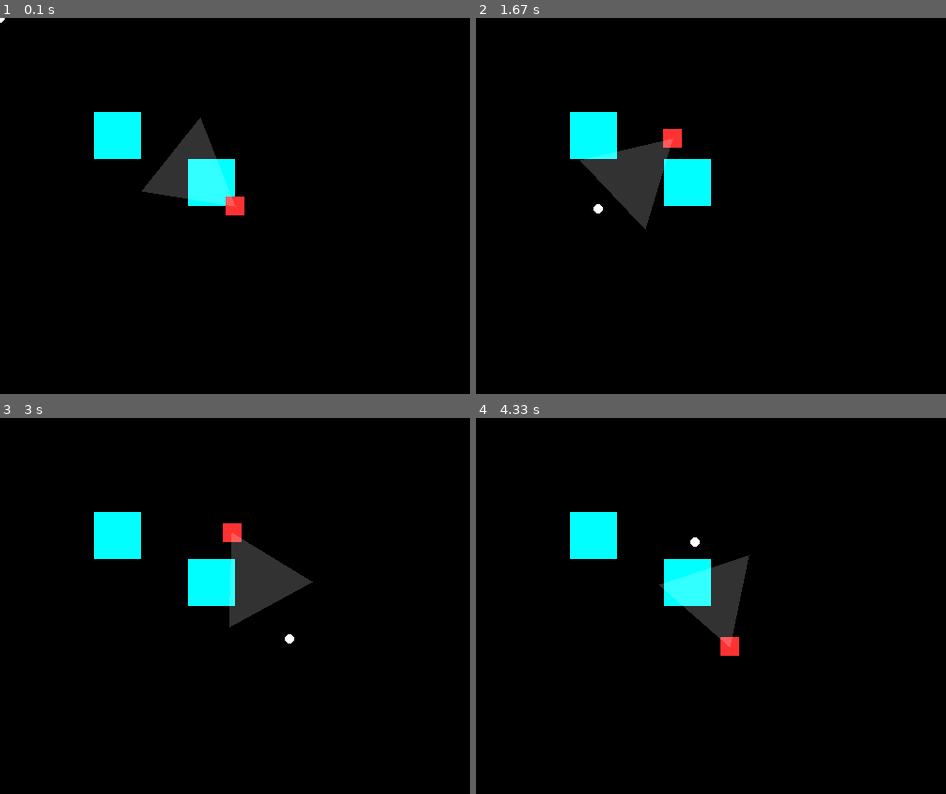
Above: before the commit, frames 1-4 (two rows, left to right).
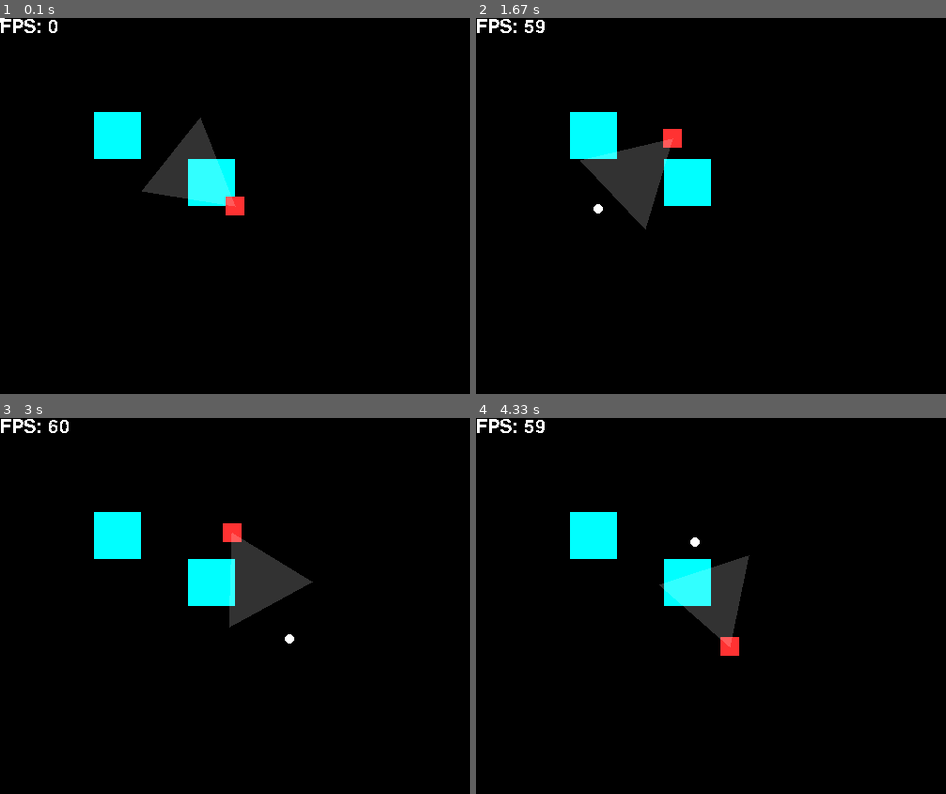
Above: after the commit, the same moments.

Repository: slalomsquid/2DShooter
Game: pygame game, started from main.py
Two runs of this game, one before a commit and one after it. Both use one fixed random seed, a clock stepped at 60 frames per second and the inputs below.
Inputs (mouse positions are in pixels of both pictures, inside the frame that each line leads up to):
- Up to frame 1 (0.1 s): no input
- Up to frame 2 (1.67 s): hold W 0.33-0.8 s; hold Right 0.33-0.8 s; move the mouse to (692, 221) at 0.37 s; tap S at 0.83 s; hold Right 1.17-1.63 s; move the mouse to (598, 209) at 1.2 s
- Up to frame 3 (3 s): hold Up 1.67-1.97 s; move the mouse to (89, 549) at 1.7 s; hold Right 2-2.47 s; move the mouse to (305, 474) at 2.03 s; hold Left from 2.5 s (still down); move the mouse to (291, 639) at 2.53 s
- Up to frame 4 (4.33 s): release Left at 3.03 s; hold Down 3.07-3.37 s; move the mouse to (720, 478) at 3.1 s; hold Left 3.4-3.8 s; move the mouse to (541, 594) at 3.43 s; hold Up 3.83-4.2 s; move the mouse to (715, 643) at 3.87 s; hold Right from 4.23 s (still down); move the mouse to (696, 542) at 4.27 s

The runs differ from the first frame. In frame 1, 0.2% of the frame differs, in the area x 0-13%, y 0-4%; in frame 2, 0.2%, in the area x 0-15%, y 0-4%; in frame 3, 0.2%; in frame 4, 0.2%.

Commit message:
made main loop handle input conversion to keybind and send only processed keys to player class

Diff:
--- a/main.py
+++ b/main.py
@@ -66,7 +66,25 @@
 
     keys = pygame.key.get_pressed()
 
-    player.handle_keys(keys, delta_time)
+    actions = []
+
+    held_actions = []
+
+    if any(keys[k] for k in keybinds.exit):
+        held_actions.append("exit")
+    if any(keys[k] for k in keybinds.up):
+        held_actions.append("up")
+    if any(keys[k] for k in keybinds.down):
+        held_actions.append("down")
+    if any(keys[k] for k in keybinds.left):
+        held_actions.append("left")
+    if any(keys[k] for k in keybinds.right):
+        held_actions.append("right")
+
+    if "exit" in held_actions:
+        running = False
+
+    player.handle_held(held_actions, delta_time)
 
     player.handle_mouse(mouse_pos, mouse_rel)
 
@@ -104,4 +122,6 @@
     # 3. Draw the temporary surface onto the main screen
     screen.blit(overlay, (0, 0))
 
+    render_text(f"FPS: {int(clock.get_fps())}", (0, 0), WHITE, screen, size=30)
+
     pygame.display.update()
--- a/player.py
+++ b/player.py
@@ -17,20 +17,18 @@
         self.health = 100
         self.view_distance = 100
 
-    def handle_keys(self, keys, delta_time):
-        if any(keys[k] for k in keybinds.exit):
-            running = False
-        if any(keys[k] for k in keybinds.up):
+    def handle_held(self, keys, delta_time):
+        if "up" in keys:
             # Multiply by dt to make 10 px / s
             # player.y -= player.speed * delta_time
             self.x, self.y = move_at_angle(np.array([self.x, self.y]), self.rotation, self.speed * delta_time)
-        if any(keys[k] for k in keybinds.down):
+        if "down" in keys:
             # self.y += self.speed * delta_time
             self.x, self.y = move_at_angle(np.array([self.x, self.y]), self.rotation + 180, self.speed * delta_time)
-        if any(keys[k] for k in keybinds.left):
+        if "left" in keys:
             # self.x -= self.speed * delta_time
             self.x, self.y = move_at_angle(np.array([self.x, self.y]), self.rotation - 90, self.speed * delta_time)
-        if any(keys[k] for k in keybinds.right):
+        if "right" in keys:
             # self.x += self.speed * delta_time
             self.x, self.y = move_at_angle(np.array([self.x, self.y]), self.rotation + 90, self.speed * delta_time)
 
